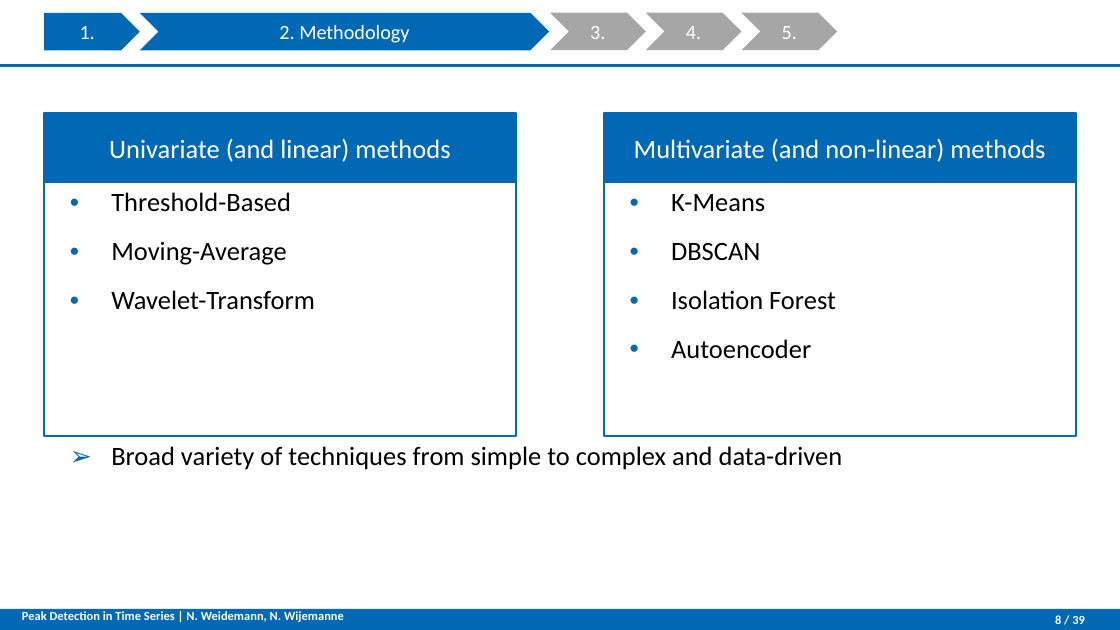
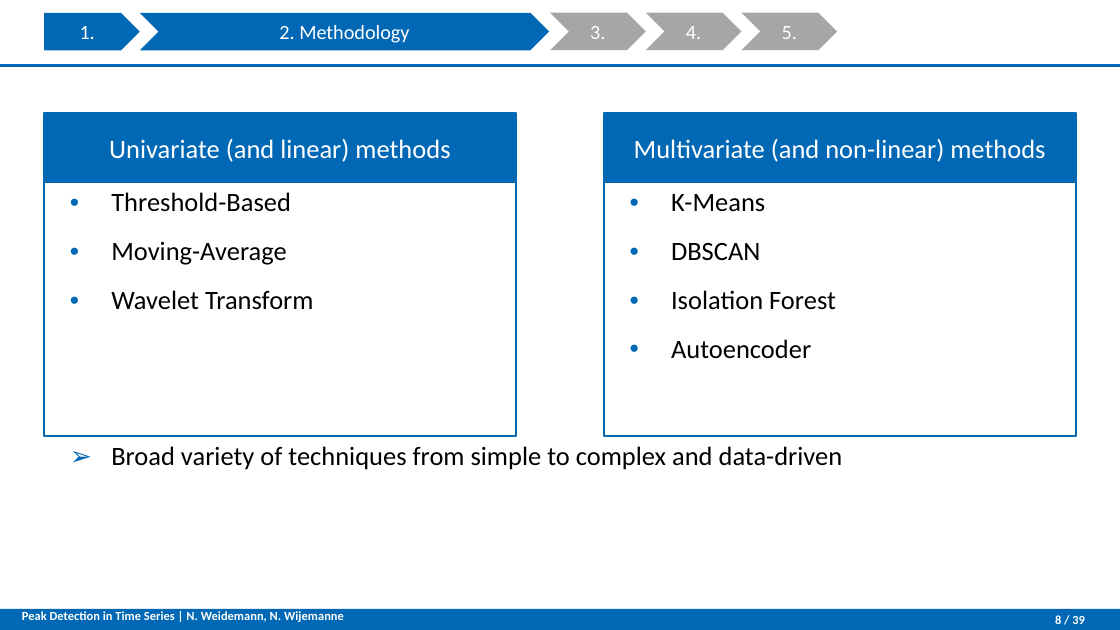
Before and after one commit to NatDharindri/AMSGroup2, a slide deck: slide 8 of Final presentation V8.pptx. Drawn at 1120x630 pixels with LibreOffice and Linux fonts; fonts in the diff are those of the drawing; background and template pictures are left out. Boxes give left, top, right and bottom in pixels: in the first picture for what was removed or moved away, otherwise in the second. Text is boxed around its words. In the diff, an @@ line names an element or a change of style, - is before the commit and + after.

```diff
--- a/Final presentation V8.pptx
+++ b/Final presentation V8.pptx
@@ text in rectangle at box(111, 290, 314, 310): text changed @@
-• Wavelet-Transform
+• Wavelet Transform
```
Also in this commit, not shown: 2 other slides changed.
